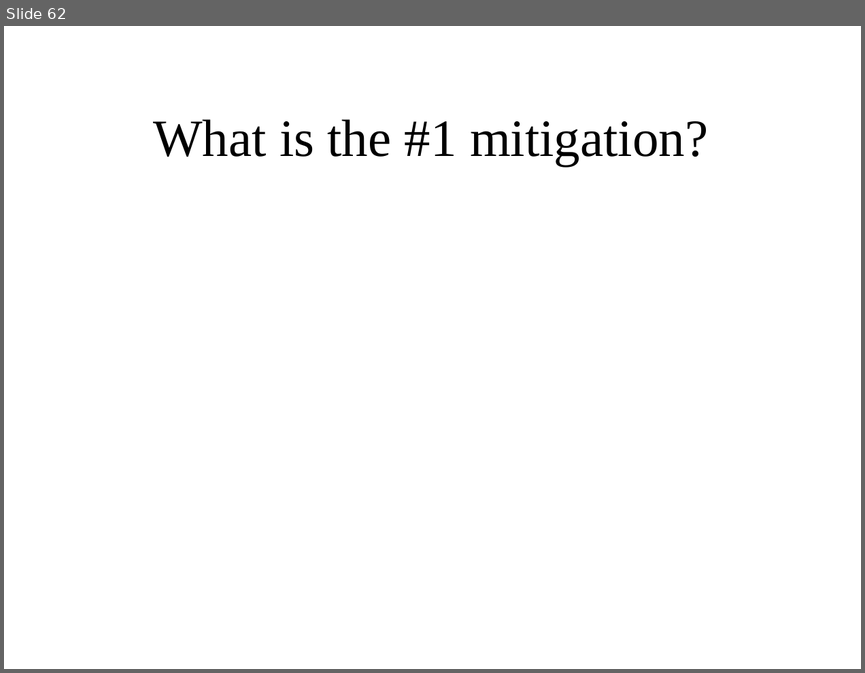
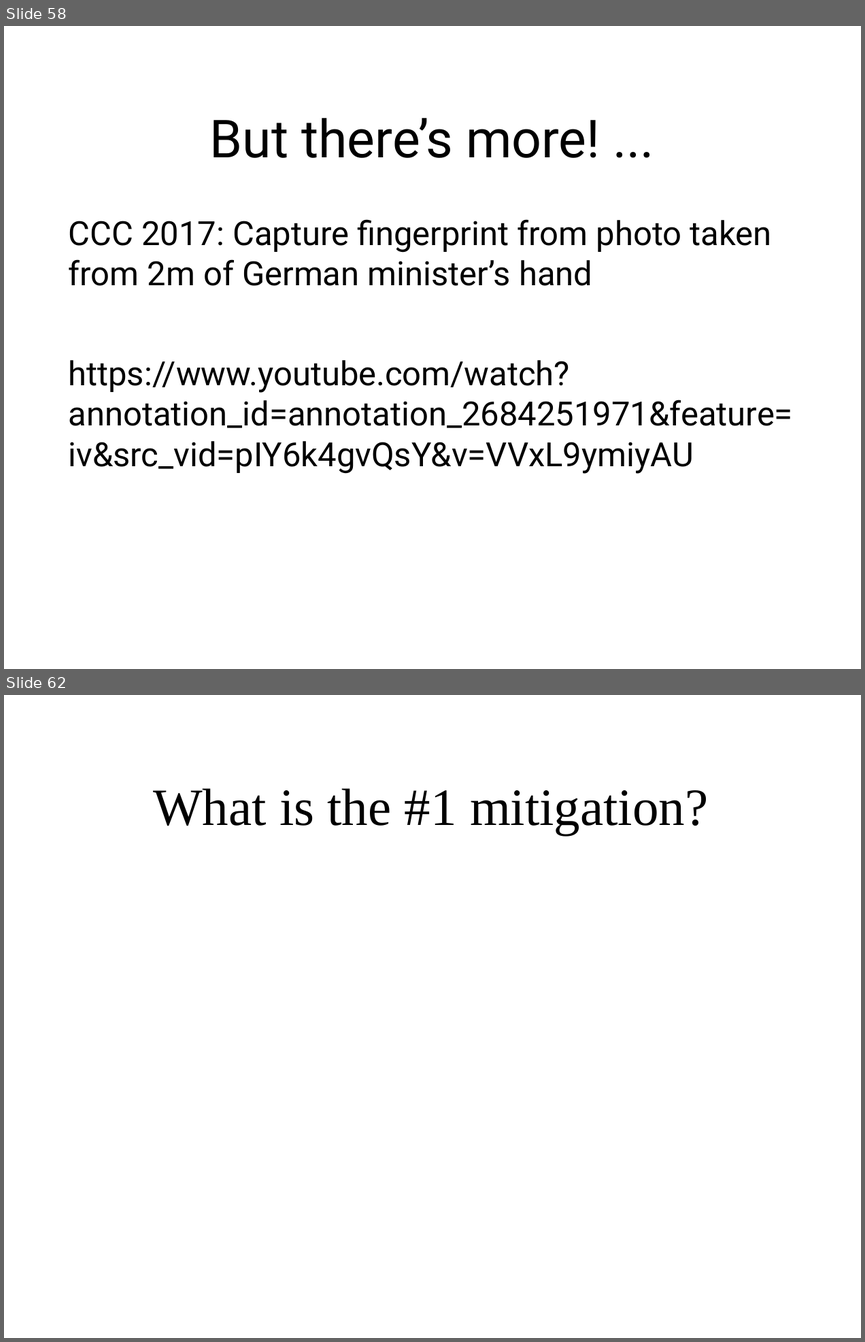
Before and after one commit to sftcd/cs7053, a slide deck: 2016lectures/02-concepts.ppt. Shown one above the other, each under a label of ours: slide 62 before the commit, slides 58 and 62 after it; the slides between them are not shown. The pictures are 865x673 and 865x1342 pixels, drawn with LibreOffice and Linux fonts; fonts in the diff are those of the drawing. Boxes give left, top, right and bottom in pixels: in the first picture for what was removed or moved away, otherwise in the second. Text is boxed around its words. In the diff, an @@ line names an element or a change of style, - is before the commit and + after.

```diff
--- a/2016lectures/02-concepts.ppt
+++ b/2016lectures/02-concepts.ppt
@@ slide 58 added at (x1=4, y1=26, x2=861, y2=669), background #FFFFFF @@
@@ title added at (x1=210, y1=118, x2=600, y2=158), 44 pt, text #000000 @@
+But there’s more! ...
@@ text added at (x1=68, y1=219, x2=792, y2=473), 28 pt, text #000000 @@
+CCC 2017: Capture fingerprint from photo taken from 2m of German minister’s hand
+https://www.youtube.com/watch?annotation_id=annotation_2684251971&feature=iv&src_vid=pIY6k4gvQsY&v=VVxL9ymiyAU
```
Also in this commit, not shown: 8 slides changed, 1 slide removed, 1 other file.
